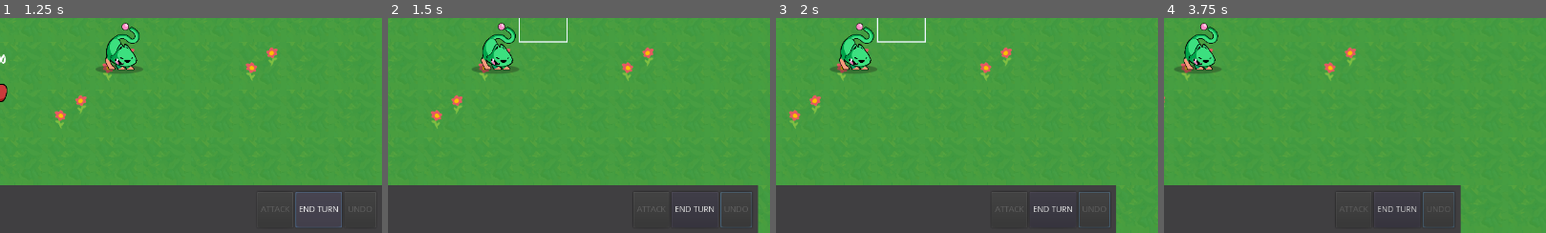
Above: before the commit, frames 1-4 (left to right).
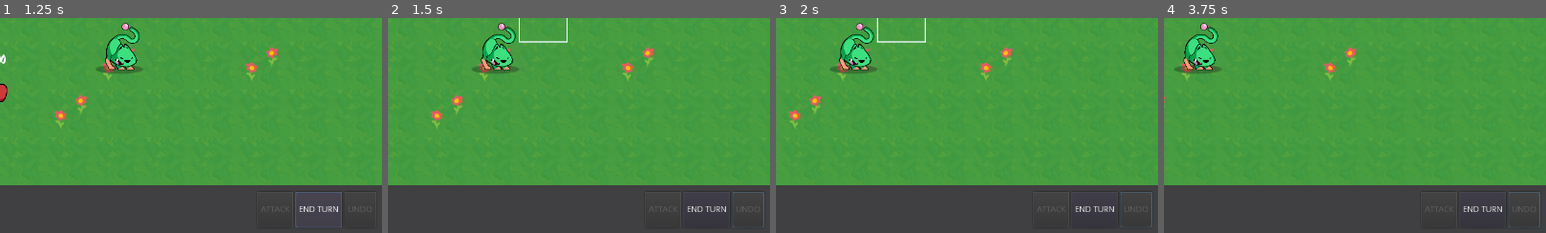
Above: after the commit, the same moments.

Repository: quaaludefood/lorelockers
Game: Godot game, scene res://Main.tscn
The game is run twice, just before and just after one commit, with the same random seed, the same clock (stepped at 60 frames per second) and the same inputs.
Inputs (mouse positions are % of the whole screen's width and height, from its top left):
- Up to frame 1 (1.25 s): click "END TURN" at 0.5 s
- Up to frame 2 (1.5 s): tap Enter (ui_accept) at 1.25 s; move the mouse to (72, 45) at 1.27 s; press the mouse at (72, 45) at 1.28 s; hold Right (ui_right) from 1.28 s (still down)
- Up to frame 3 (2 s): keep holding Right (ui_right); tap Enter (ui_accept) at 1.52 s
- Up to frame 4 (3.75 s): release Right (ui_right) at 2 s; release the mouse at (72, 45) at 2 s; drag from (30, 55) to (45, 70) at 2.02 s; tap Enter (ui_accept) at 2.75 s; move the mouse to (60, 28) at 2.77 s; press the mouse at (60, 28) at 2.78 s; hold Right (ui_right) 2.78-3.5 s; release the mouse at (60, 28) at 3.5 s; drag from (45, 70) to (20, 35) at 3.52 s
The pictures show only the part of the screen within x 50-100%, y 50-100%; the shares and areas given below are measured in that part.

Frame 1 is identical in both runs. In frame 2, 1.1% of the frame differs, in the area x 65-100%, y 77-100%; in frame 3, 2.9%; in frame 4, 5.3%, in the area x 47-100%, y 77-100%.

Commit message:
Some bugs sorted, tilemap and cursor behaving
Signed-off-by: plxpm5@gmail.com <philippa@thefusionworks.com>

Diff:
--- a/GameBoard/GameBoard.gd
+++ b/GameBoard/GameBoard.gd
@@ -21,9 +21,9 @@
 onready var _unit_path: UnitPath = $UnitPath
 onready var _attack_path: AttackPath = $AttackPath
 
-onready var _attackbutton: Button = get_node("../Interface/Buttons/AttackButton")
-onready var _endturnbutton: Button = get_node("../Interface/Buttons/EndTurnButton")
-onready var _undobutton: Button = get_node("../Interface/Buttons/UndoButton")
+onready var _attackbutton: Button = get_node("../UI/Interface/Buttons/AttackButton")
+onready var _endturnbutton: Button = get_node("../UI/Interface/Buttons/EndTurnButton")
+onready var _undobutton: Button = get_node("../UI/Interface/Buttons/UndoButton")
 
 
 func _ready() -> void:
@@ -34,9 +34,6 @@
 
 	_undobutton.disabled = true
 	_attackbutton.disabled = true
-
-
-
 
 
 func scope_attack()-> void:
@@ -56,8 +53,6 @@
 	_clear_active_unit()
 	for unit in _units.values():
 		unit.set_deactivated(false)
-		print(unit.name)
-		print(unit.can_move)
 
 func undo_move()-> void:
 	_units.erase(_last_moved_unit.cell)
@@ -71,6 +66,13 @@
 	_undobutton.disabled = true
 
 func _unhandled_input(event: InputEvent) -> void:
+	if event.is_action_released("debug_info"):
+		print("hi!")
+		for unit in _units.values():
+			print(unit.name, ": can move:", unit.can_move, " can attack:", unit.can_attack,
+			  " is selected:", unit.is_selected, " deactivated:", unit.deactivated,
+			" is friendly:", unit.is_friendly)
+
 	if _active_unit and event.is_action_pressed("ui_cancel"):
 		_deselect_active_unit()
 		_clear_active_unit()
@@ -220,16 +222,13 @@
 	action_data = _last_moved_unit.actions[0]
 	var _targets = []
 	_targets.append(_target_unit)
-	print("action_data :", action_data)
-
-	##convert ActionData to AttackActionData
-	####This is the line that is causing the issues. Somehow action_data is converted to null
 	var action = AttackAction.new(action_data, _last_moved_unit, _targets)
 
 	_last_moved_unit.act(action)
 	yield(_last_moved_unit, "action_finished")
 	_last_moved_unit.set_deactivated(true)
 	_attack_mode = false
+	_reinitialize()
 
 func _clear_attack_scoping() -> void:
 	_attack_overlay.clear()
--- a/Main.tscn
+++ b/Main.tscn
@@ -111,12 +111,18 @@
 skin_offset = Vector2( 2, 9 )
 stats = SubResource( 6 )
 
-[node name="Interface" parent="." instance=ExtResource( 11 )]
-
 [node name="WorldCamera" type="Camera2D" parent="."]
 anchor_mode = 0
 current = true
+limit_left = 0
+limit_top = 0
+limit_right = 1500
+limit_bottom = 1500
 script = ExtResource( 12 )
+
+[node name="UI" type="CanvasLayer" parent="."]
+
+[node name="Interface" parent="UI" instance=ExtResource( 11 )]
 
 [connection signal="accept_pressed" from="GameBoard/Cursor" to="GameBoard" method="_on_Cursor_accept_pressed"]
 [connection signal="moved" from="GameBoard/Cursor" to="GameBoard" method="_on_Cursor_moved"]
--- a/Units/Unit.gd
+++ b/Units/Unit.gd
@@ -83,7 +83,6 @@
 func _take_damage(amount: int) -> void:
 	stats.health -= amount
 	_health_display.text = str(stats.health)
-	print("%s took %s damage. Health is now %s." % [name, amount, stats.health])
 
 
 func set_cell(value: Vector2) -> void:
@@ -104,11 +103,15 @@
 	can_attack = value
 
 func set_deactivated(value: bool) -> void:
+	print(self.name, "set_deactivated:",value)
 	deactivated = value
 	if value == true:
+		print("play deactivate")
 		_anim_player.play("Deactivate")
+		print(_anim_player)
 		set_can_move(false)
 		set_can_attack(false)
+		set_is_selected(false)
 	if value == false:
 		_anim_player.play("idle")
 		set_can_move(true)
@@ -137,7 +140,10 @@
 func walk_along(path: PoolVector2Array) -> void:
 	if path.empty():
 		return
-
+	if path[0].x > path[-1].x:
+		_sprite.set_flip_h( true )
+	else:
+		_sprite.set_flip_h( false )
 	curve.add_point(Vector2.ZERO)
 	for point in path:
 		curve.add_point(grid.calculate_map_position(point) - position)
--- a/project.godot
+++ b/project.godot
@@ -150,6 +150,10 @@
 
 [input]
 
+ui_select={
+"deadzone": 0.5,
+"events": [  ]
+}
 move_right={
 "deadzone": 0.5,
 "events": [ Object(InputEventKey,"resource_local_to_scene":false,"resource_name":"","device":0,"alt":false,"shift":false,"control":false,"meta":false,"command":false,"pressed":false,"scancode":16777233,"physical_scancode":0,"unicode":0,"echo":false,"script":null)
@@ -175,3 +179,8 @@
 "events": [ Object(InputEventMouseButton,"resource_local_to_scene":false,"resource_name":"","device":0,"alt":false,"shi …(212 unchanged characters)…
  ]
 }
+debug_info={
+"deadzone": 0.5,
+"events": [ Object(InputEventKey,"resource_local_to_scene":false,"resource_name":"","device":0,"alt":false,"shift":false,"control":false,"meta":false,"command":false,"pressed":false,"scancode":32,"physical_scancode":0,"unicode":0,"echo":false,"script":null)
+ ]
+}
